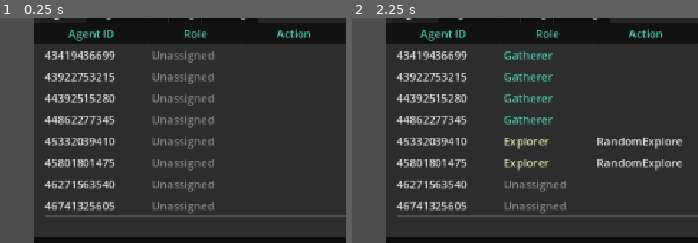
Above: before the commit, frames 1-2 (left to right).
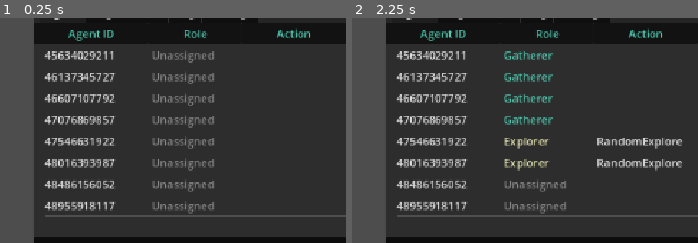
Above: after the commit, the same moments.

Repository: DoctorTangerina/colony-sim
Game: Godot game, scene res://Main.tscn
The game is run twice, just before and just after one commit, with the same random seed, the same clock (stepped at 60 frames per second) and the same inputs.
Inputs:
- Up to frame 1 (0.25 s): no input
- Up to frame 2 (2.25 s): tap Enter at 0.5, 2 s; tap Space at 1.25 s
The pictures show only the part of the screen within x 50-100%, y 4-54%; the shares and areas given below are measured in that part.

The runs differ from the first frame. In frame 1, 3.1% of the frame differs, in the area x 14-34%, y 14-86%; in frame 2, 3.1%.

Commit message:
feat: verify-by-effect Action Failure and Depletion Report (Ticket 4)
GoapCycle now rebuilds world state after any action completes and checks
the action's own declared effect, uniformly, before advancing the plan
(ADR 6). Only a failed Pickup files a Depletion Report (direct evidence);
every other failure, GoTo included, falls through to ordinary replanning.
Adds the has_failed_report Sensed Fact, an independent agent carry-slot
mirroring the discovery pair, and the ReportDepletion goal/action that
clears a stale Blackboard entry at the Nest. Gatherer gains ReportDepletion
in its allowed lists since only roles that can fail a Pickup need it.

Co-Authored-By: Claude Sonnet 5 <noreply@anthropic.com>

Diff:
--- a/agents/GoapCycle.gd
+++ b/agents/GoapCycle.gd
@@ -107,9 +107,25 @@
 
 
 func on_action_completed() -> void:
+	var completed_action: String = current_plan[_action_index] if _action_index < current_plan.size() else ""
+	_action_in_progress = false
+
 	_role_acquisition.check_and_acquire_role()
 
-	_action_in_progress = false
+	# check_and_acquire_role() can synchronously trigger a role change (if a
+	# request was available), which drops the in-flight plan via
+	# on_role_changed() before we get here. That plan is already gone and the
+	# role it belonged to no longer applies, so there's nothing of
+	# completed_action's left to verify or replan for.
+	if current_plan.is_empty():
+		return
+
+	var world_state: WorldState = _build_world_state.call()
+
+	if not _verify_completed_action(completed_action, world_state):
+		_handle_action_failure(completed_action)
+		return
+
 	_action_index += 1
 
 	if _action_index >= current_plan.size():
@@ -118,13 +134,63 @@
 		return
 
 	var remaining_plan: Array = current_plan.slice(_action_index)
-	if not _planner.validate_plan(remaining_plan, _build_world_state.call()):
+	if not _planner.validate_plan(remaining_plan, world_state):
 		current_plan = []
 		current_goal = ""
 		run_planning_cycle()
 		return
 
 	_execute_current_action()
+
+
+## ADR 6: after any action reports itself done, its own declared effect must
+## genuinely hold in freshly-rebuilt world state - the same state_satisfies
+## check the Planner already uses for plan validity. Detection is uniform
+## across every action; no action handler carries its own success/failure
+## logic, and this also retires Navigator's timeout-vs-arrival ambiguity for
+## GoTo as a non-issue - whichever happened, this checks the actual
+## resulting state either way.
+func _verify_completed_action(action_name: String, world_state: WorldState) -> bool:
+	if action_name.is_empty():
+		return true
+	var action: Dictionary = _planner.get_action_by_name(action_name)
+	if action.is_empty():
+		return true
+	return world_state.satisfies(action.get("effects", {}))
+
+
+## ADR 6: only a Pickup failure is direct evidence the resource is gone (the
+## agent was physically at the position; extraction yielded nothing), so only
+## a failed Pickup files a Depletion Report. Every other Action Failure -
+## GoTo included, whether from a genuine navigation timeout or from arriving
+## to find the target already gone - is weaker evidence and just falls
+## through to the same ordinary replanning an invalid remaining plan already
+## triggers above.
+func _handle_action_failure(action_name: String) -> void:
+	var resource_type := _pickup_resource_type(action_name)
+	if not resource_type.is_empty():
+		_agent.record_failed_report(resource_type, _agent.global_position)
+
+	# Deliberately does NOT call run_planning_cycle() here: every action in
+	# this system can complete instantly (Eat, Rest, Pickup*, Deposit,
+	# Report*) via a signal chain with no frame boundary of its own, so a
+	# re-selected plan whose single action fails its effect check every time
+	# (e.g. a still-unresolved goal/action modeling issue keeps producing the
+	# same bad plan) would recurse through this exact call chain with
+	# nothing to stop it. Clearing the plan/goal and leaving _planning_timer
+	# untouched defers the retry to process()'s next ordinary tick - the same
+	# cadence every other "nothing to do right now" case in this cycle
+	# already uses, and a real frame boundary a synchronous call is not.
+	current_plan = []
+	current_goal = ""
+
+
+func _pickup_resource_type(action_name: String) -> String:
+	if action_name == GoapActions.PICKUP_FOOD:
+		return "Food"
+	if action_name == GoapActions.PICKUP_WOOD:
+		return "Wood"
+	return ""
 
 
 ## Called from agent.gd's role_changed handler - drops the in-flight plan
--- a/agents/IAgentActions.gd
+++ b/agents/IAgentActions.gd
@@ -69,3 +69,12 @@
 
 func deposit_at_nest(_item_type: String) -> void:
 	pass
+
+
+## ADR 6: called by GoapCycle when verify-by-effect finds a just-completed
+## Pickup action's declared effect doesn't hold - direct evidence (the agent
+## was physically at this position; extraction yielded nothing) that the
+## Blackboard's matching entry is stale. Carried independently of the
+## discovery carry-slot until ReportDepletion clears it at the Nest.
+func record_failed_report(_resource_type: String, _position: Vector2) -> void:
+	pass
--- a/agents/WorldState.gd
+++ b/agents/WorldState.gd
@@ -23,6 +23,7 @@
 ## - has_unreported_discovery (bool): agent is carrying a discovered resource position it has not yet reported to the Nest (persists as the agent travels, unlike near_unreported_resource which is proximity-only).
 ## - at_food_position (bool): a Food resource node is within Interaction Range (arm's-length) of the agent right now - distinct from food_visible's Discovery Radius (seeing != reaching).
 ## - at_wood_position (bool): a Wood resource node is within Interaction Range of the agent right now - distinct from wood_visible's Discovery Radius.
+## - has_failed_report (bool): agent is carrying a verified Action Failure (Pickup found nothing at a known position) it has not yet reported to the Nest - independent of has_unreported_discovery (ADR 6).
 var at_nest: bool = false
 var has_food: bool = false
 var has_wood: bool = false
@@ -39,6 +40,7 @@
 var has_unreported_discovery: bool = false
 var at_food_position: bool = false
 var at_wood_position: bool = false
+var has_failed_report: bool = false
 
 
 static func build(
@@ -53,7 +55,8 @@
 	known_wood_position: bool = false,
 	has_unreported_discovery: bool = false,
 	at_food_position: bool = false,
-	at_wood_position: bool = false
+	at_wood_position: bool = false,
+	has_failed_report: bool = false
 ) -> WorldState:
 	var state := WorldState.new()
 	state.at_nest = at_nest
@@ -72,6 +75,7 @@
 	state.has_unreported_discovery = has_unreported_discovery
 	state.at_food_position = at_food_position
 	state.at_wood_position = at_wood_position
+	state.has_failed_report = has_failed_report
 	return state
 
 
@@ -127,7 +131,7 @@
 	return ["at_nest", "has_food", "has_wood", "has_item", "low_energy", "high_hunger",
 		"food_visible", "wood_visible", "resource_visible", "enemy_near", "near_unreported_resource",
 		"known_food_position", "known_wood_position", "has_unreported_discovery",
-		"at_food_position", "at_wood_position"]
+		"at_food_position", "at_wood_position", "has_failed_report"]
 
 
 func get_field(key: String) -> Variant:
@@ -148,6 +152,7 @@
 		"has_unreported_discovery": return has_unreported_discovery
 		"at_food_position": return at_food_position
 		"at_wood_position": return at_wood_position
+		"has_failed_report": return has_failed_report
 		_: return null
 
 
@@ -169,4 +174,5 @@
 		"has_unreported_discovery": has_unreported_discovery = value
 		"at_food_position": at_food_position = value
 		"at_wood_position": at_wood_position = value
+		"has_failed_report": has_failed_report = value
 		_: _fail_unrecognized_key(key)
--- a/agents/agent.gd
+++ b/agents/agent.gd
@@ -30,6 +30,8 @@
 var _interaction_radius: float = 50.0
 var discovered_resource_type: String = ""
 var discovered_resource_pos: Vector2 = Vector2.ZERO
+var failed_resource_type: String = ""
+var failed_resource_pos: Vector2 = Vector2.ZERO
 var _known_positions: Dictionary = {}
 
 var _map_min: Vector2
@@ -140,10 +142,11 @@
 	var has_known_food: bool = _known_positions.has("Food")
 	var has_known_wood: bool = _known_positions.has("Wood")
 	var has_unreported_discovery: bool = not discovered_resource_type.is_empty()
+	var has_failed_report: bool = not failed_resource_type.is_empty()
 
 	return WorldState.build(held_item, energy, hunger, at_nest, food_visible, wood_visible,
 		_near_unreported_resource, has_known_food, has_known_wood, has_unreported_discovery,
-		at_food_position, at_wood_position)
+		at_food_position, at_wood_position, has_failed_report)
 
 
 ## Scans for a nearby resource the Blackboard doesn't know about yet and
@@ -259,6 +262,24 @@
 func clear_discovered_resource() -> void:
 	discovered_resource_type = ""
 	discovered_resource_pos = Vector2.ZERO
+
+
+## ADR 6: called by GoapCycle once it detects (via verify-by-effect) that a
+## Pickup action's declared effect didn't hold - direct evidence the agent's
+## own current position is a stale Blackboard entry for resource_type. Single
+## carry slot, independent of discovered_resource_type/pos: a report already
+## pending is kept until ReportDepletion clears it, rather than overwritten
+## by a second failure.
+func record_failed_report(resource_type: String, position: Vector2) -> void:
+	if not failed_resource_type.is_empty():
+		return
+	failed_resource_type = resource_type
+	failed_resource_pos = position
+
+
+func clear_failed_report() -> void:
+	failed_resource_type = ""
+	failed_resource_pos = Vector2.ZERO
 
 
 func get_world_bounds() -> Rect2:
--- a/agents/planner/goap_action_executor.gd
+++ b/agents/planner/goap_action_executor.gd
@@ -27,6 +27,7 @@
 	_registry[GoapActions.DEPOSIT_RESOURCE] = _deposit_resource
 	_registry[GoapActions.RANDOM_EXPLORE] = _explore
 	_registry[GoapActions.REPORT_RESOURCE] = _report_resource
+	_registry[GoapActions.REPORT_DEPLETION] = _report_depletion
 
 
 static func _default_handler(agent: IAgentActions) -> void:
@@ -104,3 +105,28 @@
 
 	agent.clear_discovered_resource()
 	agent.complete_action()
+
+
+## Mirrors _report_resource's Nest-only write path (ADR 6): removes the
+## carried failed_resource_type/pos entry from the Blackboard once at_nest,
+## rather than the field ever writing to it directly. remove_entries is a
+## no-op when nothing matches, so a second agent's report for an
+## already-removed entry is a safe no-op, not a special case to guard against.
+static func _report_depletion(agent) -> void:
+	var res_type: String = agent.get("failed_resource_type")
+	var res_pos: Vector2 = agent.get("failed_resource_pos")
+
+	if res_type.is_empty() or not agent.nest_ref:
+		agent.clear_failed_report()
+		agent.complete_action()
+		return
+
+	var blackboard = null
+	if agent.nest_ref.has_method("get_blackboard"):
+		blackboard = agent.nest_ref.get_blackboard()
+
+	if blackboard and blackboard.has_method("remove_entries"):
+		blackboard.remove_entries(res_type, res_pos)
+
+	agent.clear_failed_report()
+	agent.complete_action()
--- a/agents/planner/goap_actions.gd
+++ b/agents/planner/goap_actions.gd
@@ -8,6 +8,7 @@
 const DEPOSIT_RESOURCE := "DepositResource"
 const RANDOM_EXPLORE := "RandomExplore"
 const REPORT_RESOURCE := "ReportResource"
+const REPORT_DEPLETION := "ReportDepletion"
 
 ## Base name for the grounded travel action (CONTEXT.md: GoTo). Never appears
 ## alone in a plan or a role config - the Planner grounds it into "GoTo[Kind]"
--- a/agents/planner/goap_planner.gd
+++ b/agents/planner/goap_planner.gd
@@ -71,7 +71,7 @@
 		return false
 	var state := world_state.clone()
 	for action_name in plan:
-		var action := _get_action_by_name(action_name)
+		var action := get_action_by_name(action_name)
 		if action.is_empty():
 			return false
 		if not GoapUtils.state_satisfies(state, action.get("preconditions", {})):
@@ -163,7 +163,11 @@
 	return result
 
 
-func _get_action_by_name(action_name: String) -> Dictionary:
+## Public (unlike get_goal_by_name's already-public counterpart, this stayed
+## private until GoapCycle's verify-by-effect check needed it too - ADR 6) so
+## callers outside the planner can look up an action's declared effects for
+## the same state_satisfies check validate_plan already uses.
+func get_action_by_name(action_name: String) -> Dictionary:
 	for action in _actions:
 		if action["name"] == action_name:
 			return action
--- a/configs/actions/actions.json
+++ b/configs/actions/actions.json
@@ -24,6 +24,12 @@
     "effects": { "has_unreported_discovery": false }
   },
   {
+    "name": "ReportDepletion",
+    "cost": 0.3,
+    "preconditions": { "at_nest": true, "has_failed_report": true },
+    "effects": { "has_failed_report": false }
+  },
+  {
     "name": "PickupFood",
     "cost": 1.0,
     "preconditions": { "has_item": false, "at_food_position": true },
--- a/configs/goals/goals.json
+++ b/configs/goals/goals.json
@@ -42,6 +42,12 @@
 	"effects": { "high_hunger": false, "has_food": false }
   },
   {
+	"name": "ReportDepletion",
+	"desirability": 9.0,
+	"preconditions": { "has_failed_report": true },
+	"effects": { "has_failed_report": false }
+  },
+  {
 	"name": "Rest",
 	"desirability": 8.0,
 	"preconditions": {},
--- a/configs/roles/gatherer.json
+++ b/configs/roles/gatherer.json
@@ -3,12 +3,14 @@
   "allowedGoals": [
     "CollectFood",
     "CollectWood",
-    "DepositResource"
+    "DepositResource",
+    "ReportDepletion"
   ],
   "allowedActions": [
     "PickupFood",
     "PickupWood",
-    "DepositResource"
+    "DepositResource",
+    "ReportDepletion"
   ],
   "priorityModifiers": {
     "CollectFood": 2.0,
